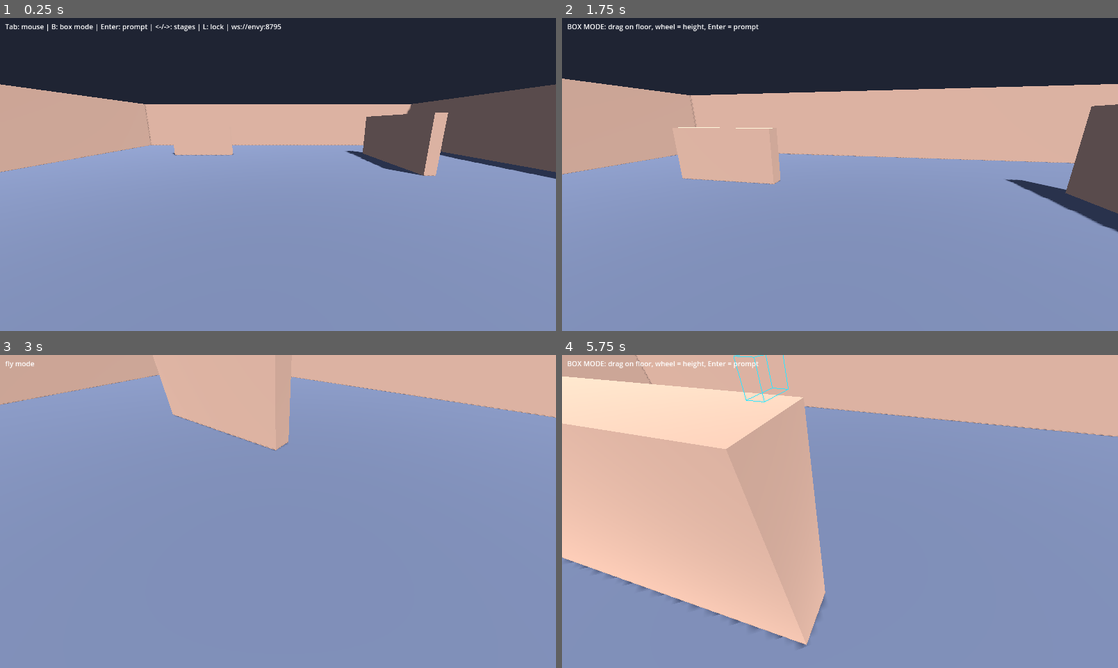
Above: before the commit, frames 1-4 (two rows, left to right).
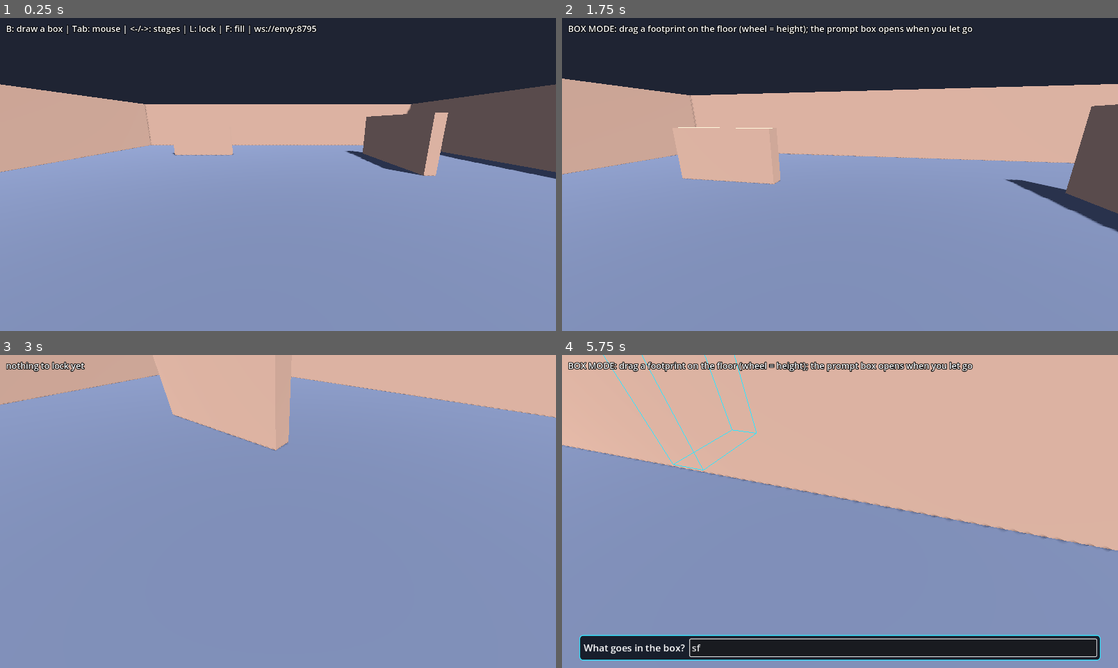
Above: after the commit, the same moments.

Repository: graysonchalmers/kiln
Game: Godot game, scene res://main.tscn
The game is run twice, just before and just after one commit, with the same random seed, the same clock (stepped at 60 frames per second) and the same inputs.
Inputs (mouse positions are in pixels of both pictures, inside the frame that each line leads up to):
- Up to frame 1 (0.25 s): no input
- Up to frame 2 (1.75 s): tap Enter at 0.5 s; move the mouse to (867, 174) at 0.52 s; hold W from 0.53 s (still down); tap L at 0.6 s; click (867, 174) at 0.67 s; tap F at 0.8, 1.35 s; move the mouse to (812, 174) at 1.27 s; click (812, 174) at 1.42 s; tap B at 1.55 s
- Up to frame 3 (3 s): move the mouse to (333, 442) at 2.02 s; release W at 2.03 s; hold Right 2.03-2.78 s; tap B at 2.1 s; click (333, 442) at 2.17 s; tap L at 2.3, 2.85 s; tap Space at 2.75 s; move the mouse to (272, 517) at 2.77 s; hold W from 2.78 s (still down); click (272, 517) at 2.92 s
- Up to frame 4 (5.75 s): tap F at 3.05, 3.6, 5.3 s; move the mouse to (878, 514) at 3.52 s; click (878, 514) at 3.67 s; tap B at 3.8 s; release W at 4.25 s; drag from (673, 464) to (756, 433) at 4.27 s; move the mouse to (867, 511) at 5.02 s; hold S from 5.03 s (still down); tap Tab at 5.1 s; click (867, 511) at 5.17 s

The runs differ from the first frame. In frame 1, 1.0% of the frame differs, in the area x 0-57%, y 2-6%; in frame 2, 1.3%; in frame 3, 0.3%; in frame 4, 53%, in the area x 0-100%, y 0-98%.

Commit message:
fix(live): visible prompt bar that opens after drawing a box; bind scrub/lock/fill keys; finished pips
Co-Authored-By: Claude Sonnet 5.5 <noreply@anthropic.com>

Diff:
--- a/live/client/main.gd
+++ b/live/client/main.gd
@@ -27,6 +27,11 @@
 
 var prompt_open := false
 var prompt_edit: LineEdit
+var prompt_panel: PanelContainer
+var pips: Label
+var height_set := false
+var fill_box := false
+var gen_done := false
 var status: Label
 var ui_root: Control
 
@@ -67,7 +72,7 @@
 	net.failed.connect(_on_failed)
 	net.status.connect(_set_status)
 	Input.mouse_mode = Input.MOUSE_MODE_CAPTURED
-	_set_status("Tab: mouse | B: box mode | Enter: prompt | <-/->: stages | L: lock | %s" % server_url)
+	_set_status("B: draw a box | Tab: mouse | <-/->: stages | L: lock | F: fill | %s" % server_url)
 
 
 func _parse_server() -> void:
@@ -151,18 +156,50 @@
 	layer.add_child(ui_root)
 
 	status = Label.new()
-	status.position = Vector2(12, 8)
+	status.position = Vector2(14, 10)
+	status.add_theme_font_size_override("font_size", 20)
+	status.add_theme_color_override("font_outline_color", Color.BLACK)
+	status.add_theme_constant_override("outline_size", 6)
 	ui_root.add_child(status)
 
+	pips = Label.new()
+	pips.set_anchors_preset(Control.PRESET_BOTTOM_LEFT)
+	pips.offset_left = 14
+	pips.offset_top = -120
+	pips.offset_bottom = -80
+	pips.add_theme_font_size_override("font_size", 22)
+	pips.add_theme_color_override("font_outline_color", Color.BLACK)
+	pips.add_theme_constant_override("outline_size", 6)
+	ui_root.add_child(pips)
+
+	prompt_panel = PanelContainer.new()
+	prompt_panel.set_anchors_preset(Control.PRESET_BOTTOM_WIDE)
+	prompt_panel.offset_left = 40
+	prompt_panel.offset_right = -40
+	prompt_panel.offset_top = -76
+	prompt_panel.offset_bottom = -24
+	prompt_panel.visible = false
+	var sb := StyleBoxFlat.new()
+	sb.bg_color = Color(0.06, 0.08, 0.12, 0.92)
+	sb.border_color = Color(0.2, 0.9, 1.0)
+	sb.set_border_width_all(2)
+	sb.set_corner_radius_all(8)
+	sb.set_content_margin_all(10)
+	prompt_panel.add_theme_stylebox_override("panel", sb)
+	var row := HBoxContainer.new()
+	row.add_theme_constant_override("separation", 12)
+	prompt_panel.add_child(row)
+	var lab := Label.new()
+	lab.text = "What goes in the box?"
+	lab.add_theme_font_size_override("font_size", 22)
+	row.add_child(lab)
 	prompt_edit = LineEdit.new()
-	prompt_edit.placeholder_text = "describe the asset, Enter to send, Esc to cancel"
-	prompt_edit.set_anchors_preset(Control.PRESET_CENTER_BOTTOM)
-	prompt_edit.custom_minimum_size = Vector2(560, 36)
-	prompt_edit.position = Vector2(360, 640)
-	prompt_edit.size = Vector2(560, 36)
-	prompt_edit.visible = false
+	prompt_edit.placeholder_text = "e.g. rusty vending machine   (Enter = build, Esc = cancel, wheel = box height)"
+	prompt_edit.size_flags_horizontal = Control.SIZE_EXPAND_FILL
+	prompt_edit.add_theme_font_size_override("font_size", 22)
 	prompt_edit.text_submitted.connect(_on_prompt_submitted)
-	ui_root.add_child(prompt_edit)
+	row.add_child(prompt_edit)
+	ui_root.add_child(prompt_panel)
 
 
 func _set_status(t: String) -> void:
@@ -175,6 +212,11 @@
 	if prompt_open:
 		if event is InputEventKey and event.pressed and event.keycode == KEY_ESCAPE:
 			_close_prompt()
+		elif event is InputEventMouseButton and event.pressed:
+			if event.button_index == MOUSE_BUTTON_WHEEL_UP:
+				_adjust_height(0.25)
+			elif event.button_index == MOUSE_BUTTON_WHEEL_DOWN:
+				_adjust_height(-0.25)
 		return
 
 	if event is InputEventKey and event.pressed and not event.echo:
@@ -188,7 +230,18 @@
 				box_mode = not box_mode
 				dragging = false
 				Input.mouse_mode = Input.MOUSE_MODE_VISIBLE if box_mode else Input.MOUSE_MODE_CAPTURED
-				_set_status("BOX MODE: drag on floor, wheel = height, Enter = prompt" if box_mode else "fly mode")
+				_set_status("BOX MODE: drag a footprint on the floor (wheel = height); the prompt box opens when you let go" if box_mode else "fly mode")
+			KEY_LEFT:
+				_scrub(-1)
+			KEY_RIGHT:
+				_scrub(1)
+			KEY_L:
+				_lock_stage()
+			KEY_F:
+				fill_box = not fill_box
+				_set_status("fit: stretch to fill the box" if fill_box else "fit: keep proportions")
+				if strip.selected >= 0:
+					_show_stage(strip.selected, false)
 			KEY_ENTER, KEY_KP_ENTER:
 				if has_box:
 					_open_prompt()
@@ -215,6 +268,7 @@
 				var h = _floor_hit(event.position)
 				if h != null:
 					dragging = true
+					height_set = false
 					p0 = h
 					p1 = h
 					has_box = false
@@ -222,13 +276,21 @@
 				dragging = false
 				if (p1 - p0).abs().x > 0.05 and (p1 - p0).abs().z > 0.05:
 					has_box = true
+					if not height_set:
+						box_h = clampf(maxf(absf(p1.x - p0.x), absf(p1.z - p0.z)) * 1.6, 0.6, 3.0)
 					_redraw_wire()
+					box_mode = false  # leave box mode and ask what goes in it
+					_open_prompt()
 		elif event.pressed and event.button_index == MOUSE_BUTTON_WHEEL_UP:
-			box_h = minf(box_h + 0.25, 10.0)
-			_redraw_wire()
+			_adjust_height(0.25)
 		elif event.pressed and event.button_index == MOUSE_BUTTON_WHEEL_DOWN:
-			box_h = maxf(box_h - 0.25, 0.25)
-			_redraw_wire()
+			_adjust_height(-0.25)
+
+
+func _adjust_height(d: float) -> void:
+	height_set = true
+	box_h = clampf(box_h + d, 0.25, 10.0)
+	_redraw_wire()
 
 
 ## Returns Vector3 on the y=0 floor or null.
@@ -241,14 +303,14 @@
 func _open_prompt() -> void:
 	prompt_open = true
 	prompt_edit.text = ""
-	prompt_edit.visible = true
+	prompt_panel.visible = true
 	Input.mouse_mode = Input.MOUSE_MODE_VISIBLE
 	prompt_edit.call_deferred("grab_focus")
 
 
 func _close_prompt() -> void:
 	prompt_open = false
-	prompt_edit.visible = false
+	prompt_panel.visible = false
 	prompt_edit.release_focus()
 	Input.mouse_mode = Input.MOUSE_MODE_VISIBLE if box_mode else Input.MOUSE_MODE_CAPTURED
 
@@ -303,6 +365,8 @@
 		holder.queue_free()
 		holder = null
 	cur_slug = _slug(prompt)
+	gen_done = false
+	_update_pips()
 	net.generate(prompt, req_size)
 
 
@@ -320,10 +384,27 @@
 
 
 func _on_finished(n: int) -> void:
-	_set_status("done: %d stages | <-/-> scrub | L lock" % n)
+	gen_done = true
+	_update_pips()
+	_set_status("finished: %d stages | <-/-> scrub | L lock | F stretch-to-fill | B new box" % n)
+
+
+func _update_pips() -> void:
+	var t := ""
+	for i in strip.count():
+		t += "● " if i == strip.selected else "○ "
+	if strip.count() == 0:
+		t = "waiting for the first voxels ..."
+	elif gen_done:
+		t += "  ✓ finished"
+	else:
+		t += "  building ..."
+	pips.text = t
 
 
 func _on_failed(code: String, message: String) -> void:
+	gen_done = true
+	_update_pips()
 	_set_status("%s: %s" % ["generator unavailable" if code == "generator_unavailable" else code, message])
 
 
@@ -368,15 +449,17 @@
 	if aabb.size.x <= 0.0001 or aabb.size.y <= 0.0001 or aabb.size.z <= 0.0001:
 		_set_status("asset has degenerate bounds")
 		return
-	var s := minf(req_size.x / aabb.size.x, minf(req_size.y / aabb.size.y, req_size.z / aabb.size.z))
-	holder.scale = Vector3.ONE * s
+	var u := minf(req_size.x / aabb.size.x, minf(req_size.y / aabb.size.y, req_size.z / aabb.size.z))
+	var s := Vector3(req_size.x / aabb.size.x, req_size.y / aabb.size.y, req_size.z / aabb.size.z) if fill_box else Vector3.ONE * u
+	holder.scale = s
 	var target := Vector3(req_min.x + req_size.x * 0.5, req_min.y, req_min.z + req_size.z * 0.5)
 	var src := Vector3(aabb.get_center().x, aabb.position.y, aabb.get_center().z)
 	holder.position = target - src * s
 
 	reveal_base = req_min.y
-	reveal_top = req_min.y + aabb.size.y * s
-	_set_status("stage %d/%d (%d tris) | <-/-> scrub | L lock" % [i + 1, strip.count(), strip.stages[i]["tris"]])
+	reveal_top = req_min.y + aabb.size.y * s.y
+	_update_pips()
+	_set_status("stage %d/%d (%d tris) | <-/-> scrub | L lock | F fill" % [i + 1, strip.count(), strip.stages[i]["tris"]])
 	if animate:
 		_start_reveal(meshes)
 
